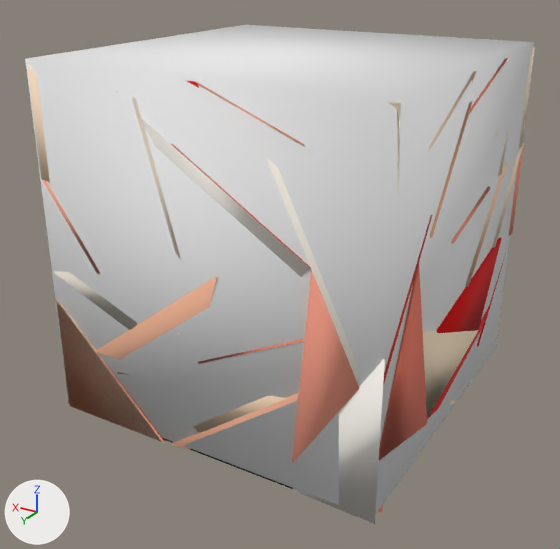
Renders of the glTF model python-helpers/artifacts/renders/gltf/16496641.glb from each side of a commit.
Camera for both pictures: a camera (50 mm lens) standing at (17.54, -15.66, 21.8) and looking at (20.05, -19.84, 19.72). The axes (+X, +Y, +Z) are drawn at lower left. The lights are the same throughout. The older version comes first. Where no turn or scale is listed for an object, it has been applied to the vertices.
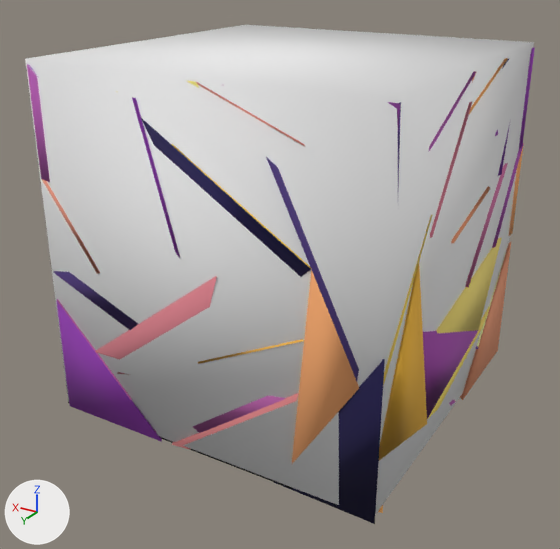
Edits to the bpy script that builds the scene:
```text
Change mat_material_5:
    mat_material_5.base_color: (1.0, 0.957, 0.894) -> (0.0118, 0.00784, 0.0627)  # white #fffaf3 -> dark blue #1c1647
Change mat_material_7:
    mat_material_7.base_color: (1.0, 0.945, 0.871) -> (0.0275, 0.0196, 0.106)  # white #fff9f0 -> dark blue #2e265c
Change mat_material_11:
    mat_material_11.base_color: (0.996, 0.925, 0.824) -> (0.0784, 0.0431, 0.204)  # white #fff6ea -> purple #4f3b7d
Change mat_material_12:
    mat_material_12.base_color: (0.996, 0.922, 0.816) -> (0.0863, 0.0431, 0.224)  # white #fff6e9 -> purple #533b82
Change mat_material_13:
    mat_material_13.base_color: (0.996, 0.918, 0.8) -> (0.106, 0.0471, 0.255)  # pale yellow #fff6e7 -> purple #5c3d8a
Change mat_material_19:
    mat_material_19.base_color: (0.996, 0.882, 0.725) -> (0.204, 0.0392, 0.373)  # pale yellow #fff1dd -> purple #7d38a4
Change mat_material_22:
    mat_material_22.base_color: (0.992, 0.863, 0.686) -> (0.259, 0.0392, 0.408)  # pale yellow #feefd8 -> purple #8b38ab
Change mat_material_23:
    mat_material_23.base_color: (0.992, 0.855, 0.671) -> (0.278, 0.0431, 0.416)  # pale yellow #feeed6 -> purple #903bad
Change mat_material_24:
    mat_material_24.base_color: (0.992, 0.851, 0.659) -> (0.29, 0.0471, 0.42)  # beige #feeed4 -> purple #933dad
Change mat_material_28:
    mat_material_28.base_color: (0.992, 0.82, 0.608) -> (0.361, 0.0706, 0.431)  # beige #feeacd -> pink #a24baf
Change mat_material_30:
    mat_material_30.base_color: (0.992, 0.808, 0.592) -> (0.392, 0.0824, 0.431)  # beige #fee8ca -> pink #a851af
Change mat_material_31:
    mat_material_31.base_color: (0.992, 0.8, 0.588) -> (0.404, 0.0863, 0.431)  # beige #fee7ca -> pink #aa53af
Change mat_material_33:
    mat_material_33.base_color: (0.992, 0.78, 0.569) -> (0.443, 0.098, 0.431)  # beige #fee5c7 -> pink #b258af
Change mat_material_34:
    mat_material_34.base_color: (0.992, 0.776, 0.561) -> (0.455, 0.102, 0.431)  # beige #fee4c5 -> pink #b45aaf
Change mat_material_38:
    mat_material_38.base_color: (0.992, 0.741, 0.525) -> (0.522, 0.129, 0.42)  # beige #fedfc0 -> pink #bf65ad
Change mat_material_42:
    mat_material_42.base_color: (0.992, 0.69, 0.478) -> (0.584, 0.149, 0.404)  # beige #fed8b8 -> pink #c96caa
Change mat_material_46:
    mat_material_46.base_color: (0.988, 0.635, 0.427) -> (0.647, 0.173, 0.376)  # beige #fed1af -> pink #d273a5
Change mat_material_53:
    mat_material_53.base_color: (0.984, 0.537, 0.341) -> (0.753, 0.227, 0.318)  # beige #fdc29e -> pink #e18399
Change mat_material_55:
    mat_material_55.base_color: (0.973, 0.506, 0.329) -> (0.784, 0.247, 0.294)  # beige #fcbd9b -> pink #e58894
Change mat_material_57:
    mat_material_57.base_color: (0.965, 0.482, 0.318) -> (0.812, 0.267, 0.275)  # beige #fbb899 -> pink #e98d8f
Change mat_material_64:
    mat_material_64.base_color: (0.937, 0.392, 0.278) -> (0.894, 0.353, 0.192)  # beige #f8a890 -> orange #f3a079
Change mat_material_67:
    mat_material_67.base_color: (0.914, 0.341, 0.239) -> (0.922, 0.4, 0.157)  # beige #f59e86 -> orange #f6aa6e
Change mat_material_68:
    mat_material_68.base_color: (0.906, 0.325, 0.227) -> (0.929, 0.412, 0.145)  # beige #f49a83 -> orange #f7ac6a
Change mat_material_69:
    mat_material_69.base_color: (0.898, 0.306, 0.212) -> (0.937, 0.431, 0.129)  # pink #f3967f -> orange #f8af65
Change mat_material_70:
    mat_material_70.base_color: (0.89, 0.294, 0.204) -> (0.945, 0.443, 0.122)  # pink #f2947d -> orange #f9b262
Change mat_material_73:
    mat_material_73.base_color: (0.867, 0.243, 0.165) -> (0.965, 0.494, 0.0784)  # red #ef8771 -> orange #fbbb4f
Change mat_material_75:
    mat_material_75.base_color: (0.851, 0.208, 0.137) -> (0.973, 0.529, 0.0549)  # red #ee7e67 -> orange #fcc042
Change mat_material_82:
    mat_material_82.base_color: (0.776, 0.102, 0.0667) -> (0.988, 0.659, 0.051)  # red #e45a49 -> yellow #fed440
Change mat_material_85:
    mat_material_85.base_color: (0.741, 0.0549, 0.0353) -> (0.984, 0.722, 0.114)  # red #df4235 -> yellow #fddd5f
Change mat_material_87:
    mat_material_87.base_color: (0.722, 0.0235, 0.0157) -> (0.98, 0.761, 0.157)  # red #dd2a22 -> yellow #fde26e
Change mat_material_89:
    mat_material_89.base_color: (0.698, 0.0, 0.0) -> (0.976, 0.796, 0.208)  # red #da0000 -> yellow #fce77e
Change mat_material_90:
    mat_material_90.base_color: (0.678, 0.0, 0.0) -> (0.969, 0.82, 0.239)  # red #d70000 -> yellow #fbea86
Change mat_material_96:
    mat_material_96.base_color: (0.576, 0.0, 0.0) -> (0.945, 0.937, 0.459)  # red #c80000 -> beige #f9f8b4
Change me_mesh64:
    where me_mesh64.from_pydata(...)  # 4 vertices, 4 faces; spans x 20.314..21.154, y -19.765..-18.846, z 18.846..19.655
    used by ob_mesh64; parent = ob_renderer_node; location = (0.0, 0.0, 0.0)
    me_mesh64 part 1: all faces are now shaded smooth (4 of 4 changed)
Change ob_mesh64:
    ob_mesh64.rotation_euler: (0.0, 0.0, 0.0) -> (-1.571, 0.0, -1.571)  # degrees (0, 0, 0) -> degrees (-90, 0, -90)
```

Changed parts and their boxes (x1, y1, x2, y2) in the pictures (560 x 549 px):
'mesh67', recoloured (beige to orange)
    both: (292, 269, 359, 462)
'mesh5', recoloured (white to dark blue)
    both: (274, 359, 385, 524)
'mesh23', recoloured
    both: (56, 300, 162, 442)
'mesh75', recoloured (red to orange)
    both: (379, 264, 427, 460)
'mesh64', recoloured, shading changed, turned
    before: (57, 303, 165, 443)
    after: (460, 242, 511, 400)
'mesh55', recoloured (beige to pink)
    both: (96, 276, 217, 360)
'mesh7', recoloured
    both: (141, 118, 311, 277)
'mesh30', recoloured (darker)
    both: (423, 330, 478, 419)
'mesh89', recoloured (red to yellow)
    both: (436, 238, 502, 333)
'mesh11', recoloured
    both: (266, 157, 359, 381)
'mesh34', recoloured (beige to pink)
    both: (27, 64, 50, 182)
'mesh12', recoloured (white to purple)
    both: (53, 271, 138, 330)
'mesh38', recoloured (darker)
    both: (193, 396, 285, 433)
'mesh57', recoloured
    both: (171, 393, 299, 449)
'mesh22', recoloured
    both: (132, 97, 180, 258)
'mesh46', recoloured
    both: (465, 163, 508, 287)
'mesh53', recoloured
    both: (430, 102, 472, 238)
'mesh87', recoloured
    both: (428, 307, 490, 418)
'mesh85', recoloured
    both: (383, 215, 432, 386)
'mesh24', recoloured (beige to purple)
    both: (519, 47, 535, 149)
'mesh31', recoloured
    both: (492, 143, 524, 248)
'mesh33', recoloured
    both: (429, 72, 476, 151)
'mesh73', recoloured
    both: (199, 339, 304, 364)
'mesh82', recoloured
    both: (171, 144, 311, 269)
'mesh42', recoloured
    both: (57, 299, 111, 371)
'mesh13', recoloured
    both: (398, 102, 401, 187)
'mesh19', recoloured
    both: (498, 124, 510, 176)
'mesh96', recoloured
    both: (477, 244, 509, 347)
'mesh28', recoloured
    both: (388, 102, 400, 127)
'mesh90', recoloured
    both: (187, 81, 199, 88)
'mesh70', recoloured
    both: (378, 505, 383, 513)
